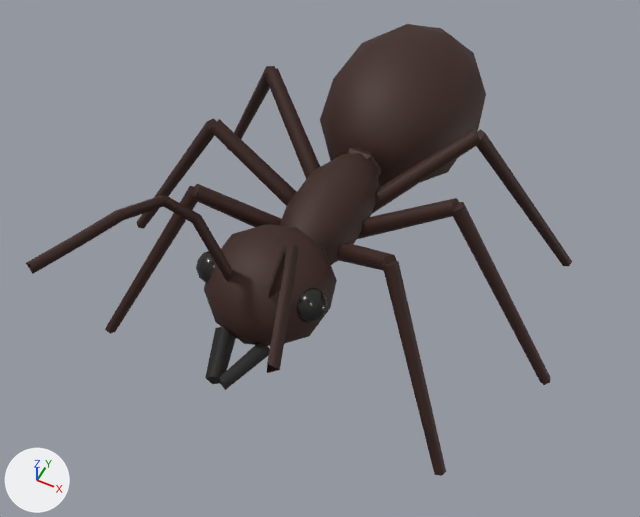
Renders of the glTF model public/models/ant.glb from each side of a commit.
Camera for both pictures: a camera (50 mm lens) standing at (0.677, -1.465, 1.902) and looking at (0.022, -0.155, 0.265). The axes (+X, +Y, +Z) are drawn at lower left. The lights are the same throughout. The picture after the commit comes second. Where no turn or scale is listed for an object, it has been applied to the vertices.
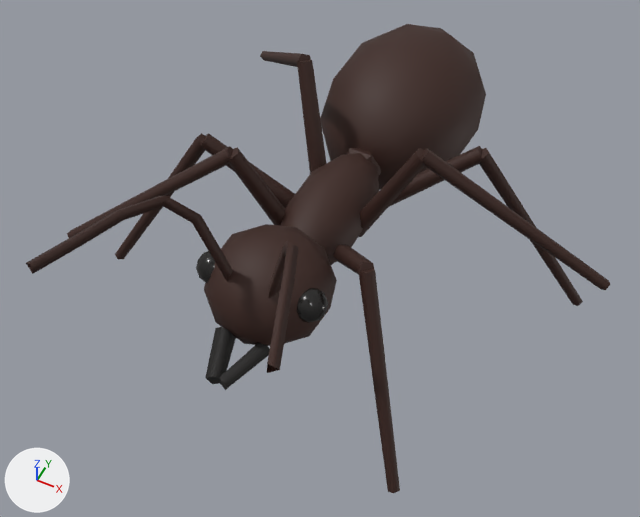
The change, as a diff of the scene's bpy script:
```diff
--- a/public/models/ant.glb.py
+++ b/public/models/ant.glb.py
@@ ob_mesh_10 @@
 ob_mesh_10 = bpy.data.objects.new('Mesh_10', me_mesh_10)
-ob_mesh_10.parent = ob_node_11
+ob_mesh_10.parent = ob_group_10
 ob_mesh_10.location = (0.0, 0.0, 0.0)
@@ ob_mesh_11 @@
 ob_mesh_11 = bpy.data.objects.new('Mesh_11', me_mesh_11)
-ob_mesh_11.parent = ob_node_11
+ob_mesh_11.parent = ob_group_10
 ob_mesh_11.location = (0.225, 0.0, 0.175)
@@ ob_mesh_12 @@
 ob_mesh_12 = bpy.data.objects.new('Mesh_12', me_mesh_12)
-ob_mesh_12.parent = ob_node_14
+ob_mesh_12.parent = ob_group_13
 ob_mesh_12.location = (0.0, 0.0, 0.0)
@@ ob_mesh_13 @@
 ob_mesh_13 = bpy.data.objects.new('Mesh_13', me_mesh_13)
-ob_mesh_13.parent = ob_node_14
+ob_mesh_13.parent = ob_group_13
 ob_mesh_13.location = (-0.225, 0.0, 0.175)
@@ ob_mesh_14 @@
 ob_mesh_14 = bpy.data.objects.new('Mesh_14', me_mesh_14)
-ob_mesh_14.parent = ob_node_17
+ob_mesh_14.parent = ob_group_16
 ob_mesh_14.location = (0.0, 0.0, 0.0)
@@ ob_mesh_15 @@
 ob_mesh_15 = bpy.data.objects.new('Mesh_15', me_mesh_15)
-ob_mesh_15.parent = ob_node_17
+ob_mesh_15.parent = ob_group_16
 ob_mesh_15.location = (0.247, 0.0, 0.193)
@@ ob_mesh_16 @@
 ob_mesh_16 = bpy.data.objects.new('Mesh_16', me_mesh_16)
-ob_mesh_16.parent = ob_node_20
+ob_mesh_16.parent = ob_group_19
 ob_mesh_16.location = (0.0, 0.0, 0.0)
@@ ob_mesh_17 @@
 ob_mesh_17 = bpy.data.objects.new('Mesh_17', me_mesh_17)
-ob_mesh_17.parent = ob_node_20
+ob_mesh_17.parent = ob_group_19
 ob_mesh_17.location = (-0.247, 0.0, 0.193)
@@ ob_mesh_18 @@
 ob_mesh_18 = bpy.data.objects.new('Mesh_18', me_mesh_18)
-ob_mesh_18.parent = ob_node_23
+ob_mesh_18.parent = ob_group_22
 ob_mesh_18.location = (0.0, 0.0, 0.0)
@@ ob_mesh_19 @@
 ob_mesh_19 = bpy.data.objects.new('Mesh_19', me_mesh_19)
-ob_mesh_19.parent = ob_node_23
+ob_mesh_19.parent = ob_group_22
 ob_mesh_19.location = (0.27, 0.0, 0.21)
@@ ob_mesh_20 @@
 ob_mesh_20 = bpy.data.objects.new('Mesh_20', me_mesh_20)
-ob_mesh_20.parent = ob_node_26
+ob_mesh_20.parent = ob_group_25
 ob_mesh_20.location = (0.0, 0.0, 0.0)
@@ ob_mesh_21 @@
 ob_mesh_21 = bpy.data.objects.new('Mesh_21', me_mesh_21)
-ob_mesh_21.parent = ob_node_26
+ob_mesh_21.parent = ob_group_25
 ob_mesh_21.location = (-0.27, 0.0, 0.21)
@@ ob_group_25 @@
+ob_group_25 = bpy.data.objects.new('group_25', None)
+ob_group_25.parent = ob_ant
+ob_group_25.location = (-0.06, 0.02, 0.3)
+ob_group_25.rotation_euler = (-0.00204, 0.417, -0.842)  # degrees (-0.1, 24, -48)
@@ ob_group_22 @@
+ob_group_22 = bpy.data.objects.new('group_22', None)
+ob_group_22.parent = ob_ant
+ob_group_22.location = (0.06, 0.02, 0.3)
+ob_group_22.rotation_euler = (0.0, 0.0, 0.359)  # degrees (0, 0, 21)
@@ ob_group_19 @@
+ob_group_19 = bpy.data.objects.new('group_19', None)
+ob_group_19.parent = ob_ant
+ob_group_19.location = (-0.07, -0.06, 0.3)
+ob_group_19.rotation_euler = (0.0, 0.0, 0.241)  # degrees (0, 0, 14)
@@ ob_group_16 @@
+ob_group_16 = bpy.data.objects.new('group_16', None)
+ob_group_16.parent = ob_ant
+ob_group_16.location = (0.07, -0.06, 0.3)
+ob_group_16.rotation_euler = (-0.00204, -0.417, 0.242)  # degrees (-0.1, -24, 14)
@@ ob_group_13 @@
+ob_group_13 = bpy.data.objects.new('group_13', None)
+ob_group_13.parent = ob_ant
+ob_group_13.location = (-0.06, -0.14, 0.3)
+ob_group_13.rotation_euler = (-0.00204, 0.417, 0.358)  # degrees (-0.1, 24, 21)
@@ ob_group_10 @@
+ob_group_10 = bpy.data.objects.new('group_10', None)
+ob_group_10.parent = ob_ant
+ob_group_10.location = (0.06, -0.14, 0.3)
+ob_group_10.rotation_euler = (0.0, 0.0, -0.841)  # degrees (0, 0, -48)
```

Location of each change, [x1, y1, x2, y2] in pixels of the pictures (640 x 517 px):
'Mesh_11', moved
    before: [383, 260, 446, 476]
    after: [359, 268, 400, 493]
'Mesh_15', moved
    before: [453, 202, 550, 385]
    after: [422, 148, 610, 290]
'Mesh_13', moved
    before: [105, 186, 197, 334]
    after: [67, 146, 233, 238]
'Mesh_20', moved
    before: [264, 68, 320, 179]
    after: [297, 60, 326, 174]
'Mesh_19', moved
    before: [477, 129, 572, 266]
    after: [479, 148, 583, 306]
'Mesh_14', moved
    before: [357, 198, 459, 239]
    after: [358, 148, 425, 237]
'Mesh_18', moved
    before: [372, 129, 480, 213]
    after: [377, 146, 482, 207]
'Mesh_12', moved
    before: [194, 184, 282, 227]
    after: [229, 147, 285, 225]
'Mesh_16', moved
    before: [209, 119, 297, 206]
    after: [201, 133, 295, 209]
'Mesh_17', moved
    before: [136, 118, 217, 229]
    after: [115, 133, 205, 259]
'Mesh_21', moved
    before: [227, 66, 276, 151]
    after: [260, 51, 311, 67]
'Mesh_10', moved
    before: [337, 243, 396, 271]
    after: [333, 245, 374, 275]
